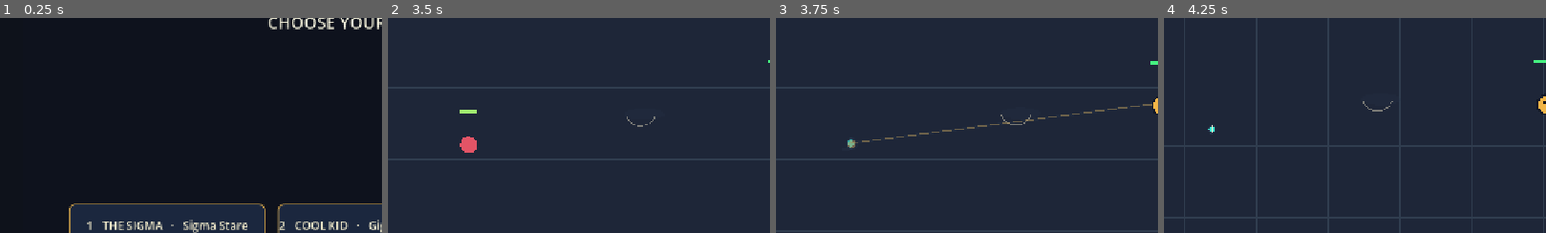
Above: before the commit, frames 1-4 (left to right).
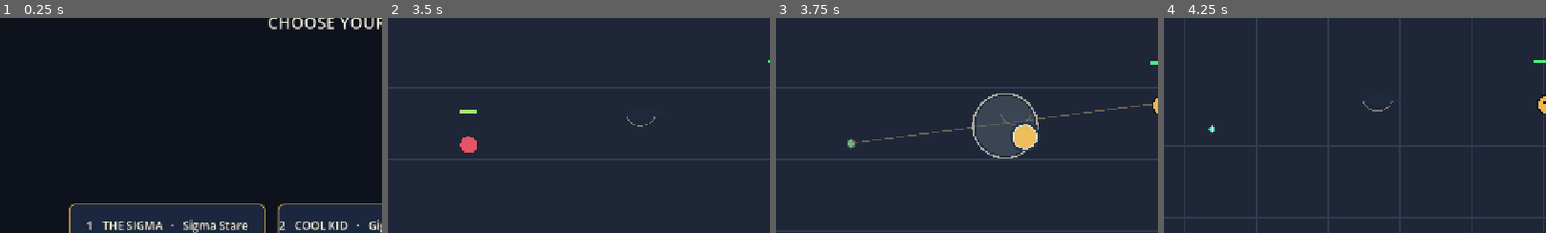
Above: after the commit, the same moments.

Repository: pedro-ai-coder/aura-farmer-godot
Game: Godot game, scene res://scenes/main.tscn
The game is run twice, just before and just after one commit, with the same random seed, the same clock (stepped at 60 frames per second) and the same inputs.
Inputs (mouse positions are % of the whole screen's width and height, from its top left):
- Up to frame 1 (0.25 s): no input
- Up to frame 2 (3.5 s): click "1 THE SIGMA · Sigma Stare" at 0.5 s; click "PAUSE [P]" at 1.25 s; click "RESUME [P]" at 2 s; move the mouse to (72, 45) at 2.77 s; hold Right (ui_right) from 2.78 s (still down); tap 1 at 2.85 s; click (72, 45) at 2.92 s; tap 3 at 3.05 s
- Up to frame 3 (3.75 s): release Right (ui_right) at 3.5 s; drag from (30, 55) to (45, 70) at 3.52 s
- Up to frame 4 (4.25 s): no input
The pictures show only the part of the screen within x 0-50%, y 30-80%; the shares and areas given below are measured in that part.

Frames 1-2 are identical in both runs. In frame 3, 3.6% of the frame differs, in the area x 51-69%, y 35-66%; in frame 4, nothing differs.

Commit message:
G1.9: Add floating mobile joystick with pointer lifecycle cleanup
* feat(mobile): render approved-style floating touch joystick overlay

* feat(mobile): capture one touch pointer and clear joystick on pause/focus loss

* test(mobile): cover floating joystick ownership and touch lifecycle

* ci(mobile): validate floating touch joystick handling

Diff:
--- /dev/null
+++ b/scripts/floating_joystick.gd
@@ -0,0 +1,37 @@
+class_name FloatingJoystick
+extends Control
+
+## GDD C.1: visual-only, thumb-origin joystick. Input is owned by SoloRun.
+## Screen-space overlay, never a world-space collision or gameplay RNG source.
+const INK := Color("#253449")
+const PAPER := Color("#f7edcd")
+const AURA := Color("#f8c45f")
+
+var center := Vector2.ZERO
+var axis := Vector2.ZERO
+var active := false
+
+func show_at(position: Vector2, movement: Vector2) -> void:
+    center = position
+    axis = movement.limit_length(1.0)
+    active = true
+    visible = true
+    queue_redraw()
+
+func reset() -> void:
+    active = false
+    axis = Vector2.ZERO
+    visible = false
+    queue_redraw()
+
+func _draw() -> void:
+    if not active:
+        return
+    # The transparent visual always follows the first finger contact.
+    draw_circle(center, 57.0, Color(INK, 0.52))
+    draw_circle(center, 50.0, Color(PAPER, 0.12))
+    draw_arc(center, 54.0, 0.0, TAU, 44, Color(PAPER, 0.62), 3.0)
+    var thumb := center + axis * 44.0
+    draw_circle(thumb, 25.0, Color(INK, 0.92))
+    draw_circle(thumb, 20.0, Color(AURA, 0.95))
+    draw_arc(thumb, 20.0, 0.0, TAU, 24, Color(PAPER, 0.8), 2.0)
--- a/scripts/solo_run.gd
+++ b/scripts/solo_run.gd
@@ -1,6 +1,7 @@
 extends Node2D
 
 const ApprovedVisualsScript = preload("res://scripts/approved_visuals.gd")
+const FloatingJoystickScript = preload("res://scripts/floating_joystick.gd")
 const WeaponVisualsScript = preload("res://scripts/weapon_visuals.gd")
 const SoloOfferRulesScript = preload("res://scripts/solo_offer_rules.gd")
 const SoloEnemyRulesScript = preload("res://scripts/solo_enemy_rules.gd")
@@ -98,8 +99,10 @@
 var hero_index := 0
 var profile: Dictionary = {"runs": 0, "wins": 0, "best_wave": 1, "total_kills": 0}
 var touch_active := false
+var touch_index := -1
 var touch_origin := Vector2.ZERO
 var touch_direction := Vector2.ZERO
+var touch_joystick: Control
 var camera: Camera2D
 var layer: CanvasLayer
 var headline: Label
@@ -127,6 +130,12 @@
     add_child(camera)
     layer = CanvasLayer.new()
     add_child(layer)
+    touch_joystick = FloatingJoystickScript.new()
+    touch_joystick.position = Vector2.ZERO
+    touch_joystick.size = Vector2(1280.0, 720.0)
+    touch_joystick.mouse_filter = Control.MOUSE_FILTER_IGNORE
+    touch_joystick.visible = false
+    layer.add_child(touch_joystick)
     hud_top = ColorRect.new()
     hud_top.color = Color(0.055, 0.07, 0.11, 0.91)
     hud_top.position = Vector2.ZERO
@@ -299,6 +308,7 @@
     hurt_timer = 0.0
     attack_flash = 0.0
     attack_visuals.clear()
+    _clear_touch()
     run_time = 0.0
     level = 1
     xp = 0.0
@@ -1011,14 +1021,17 @@
 func _toggle_pause() -> void:
     if mode == "playing":
         mode = "paused"
+        _clear_touch()
     elif mode == "paused":
         mode = "playing"
+        _clear_touch()
     _show_ui()
 
 func _finish(won: bool) -> void:
     if mode != "playing":
         return
     mode = "won" if won else "lost"
+    _clear_touch()
     profile["runs"] = int(profile.get("runs", 0)) + 1
     if won:
         profile["wins"] = int(profile.get("wins", 0)) + 1
@@ -1045,8 +1058,7 @@
 
 func _return_to_menu() -> void:
     mode = "menu"
-    touch_active = false
-    touch_direction = Vector2.ZERO
+    _clear_touch()
     _show_ui()
     _update_text()
 
@@ -1064,17 +1076,31 @@
     elif (mode == "choice" or mode == "replace" or mode == "legendary") and event.keycode >= KEY_1 and event.keycode <= KEY_6:
         pick_upgrade(event.keycode - KEY_1)
 
+func _clear_touch() -> void:
+    touch_active = false
+    touch_index = -1
+    touch_origin = Vector2.ZERO
+    touch_direction = Vector2.ZERO
+    if touch_joystick != null:
+        touch_joystick.call("reset")
+
+func _notification(what: int) -> void:
+    if what == NOTIFICATION_WM_WINDOW_FOCUS_OUT or what == NOTIFICATION_APPLICATION_PAUSED or what == NOTIFICATION_APPLICATION_FOCUS_OUT:
+        _clear_touch()
+
 func _input(event: InputEvent) -> void:
     if event is InputEventScreenTouch:
-        if event.pressed and event.position.x < 475.0 and event.position.y > 185.0 and mode == "playing":
+        if event.index == touch_index and (not event.pressed or event.canceled):
+            _clear_touch()
+        elif event.pressed and not touch_active and mode == "playing" and event.position.x < 475.0 and event.position.y > 185.0:
             touch_active = true
+            touch_index = event.index
             touch_origin = event.position
             touch_direction = Vector2.ZERO
-        elif not event.pressed:
-            touch_active = false
-            touch_direction = Vector2.ZERO
-    if event is InputEventScreenDrag and touch_active:
+            touch_joystick.call("show_at", touch_origin, touch_direction)
+    elif event is InputEventScreenDrag and touch_active and event.index == touch_index and mode == "playing":
         touch_direction = (event.position - touch_origin).limit_length(85.0) / 85.0
+        touch_joystick.call("show_at", touch_origin, touch_direction)
 
 ## Option A visual motifs mirror the Phaser browser renderer; collision stays in _advance().
 func _draw_contact_shadow(at: Vector2, radius: float) -> void:
--- /dev/null
+++ b/tests/test_mobile_joystick.gd
@@ -0,0 +1,64 @@
+extends SceneTree
+
+## GDD C.1 mobile touch lifecycle regression for one floating left-side pointer.
+var failures: Array[String] = []
+
+func _expect(ok: bool, description: String) -> void:
+    if not ok:
+        failures.append(description)
+
+func _touch(index: int, position: Vector2, pressed: bool) -> InputEventScreenTouch:
+    var event := InputEventScreenTouch.new()
+    event.index = index
+    event.position = position
+    event.pressed = pressed
+    return event
+
+func _drag(index: int, position: Vector2) -> InputEventScreenDrag:
+    var event := InputEventScreenDrag.new()
+    event.index = index
+    event.position = position
+    return event
+
+func _initialize() -> void:
+    call_deferred("_verify")
+
+func _verify() -> void:
+    var game = load("res://scenes/main.tscn").instantiate()
+    get_root().add_child(game)
+    game.call("start_run", 0)
+    game.call("_input", _touch(2, Vector2(180, 350), true))
+    _expect(bool(game.get("touch_active")), "Touch inside left playfield activates joystick")
+    _expect(int(game.get("touch_index")) == 2, "Touch owner index is tracked")
+    var overlay: Control = game.get("touch_joystick")
+    _expect(overlay.visible, "Floating control is visible after thumb-down")
+
+    game.call("_input", _drag(4, Vector2(260, 350)))
+    _expect((game.get("touch_direction") as Vector2).length() < 0.01, "Other finger cannot steer")
+    game.call("_input", _drag(2, Vector2(265, 350)))
+    _expect(is_equal_approx((game.get("touch_direction") as Vector2).x, 1.0), "Owning finger steers with clamped axis")
+    game.call("_input", _touch(4, Vector2(260, 350), false))
+    _expect(bool(game.get("touch_active")), "Other finger release cannot cancel steering")
+    game.call("_input", _touch(2, Vector2(265, 350), false))
+    _expect(not bool(game.get("touch_active")), "Owner release stops steering")
+    _expect((game.get("touch_direction") as Vector2) == Vector2.ZERO, "Release clears movement direction")
+    _expect(not overlay.visible, "Release hides thumb overlay")
+
+    game.call("_input", _touch(3, Vector2(250, 400), true))
+    game.call("_toggle_pause")
+    _expect(game.get("mode") == "paused", "Pause remains functional")
+    _expect(not bool(game.get("touch_active")), "Pause clears movement to avoid stuck joystick")
+    _expect(not overlay.visible, "Pause hides the floating overlay")
+    game.call("_toggle_pause")
+    game.call("_input", _touch(5, Vector2(700, 350), true))
+    _expect(not bool(game.get("touch_active")), "Right-side button area does not capture joystick")
+    game.call("_return_to_menu")
+    _expect(not bool(game.get("touch_active")), "Return to menu clears movement")
+    game.queue_free()
+    if failures.is_empty():
+        print("PASS: Floating mobile joystick single-finger ownership, release and pause lifecycle")
+        quit(0)
+    else:
+        for failure in failures:
+            push_error(failure)
+        quit(1)
Not shown, changed: scripts/validate.sh
